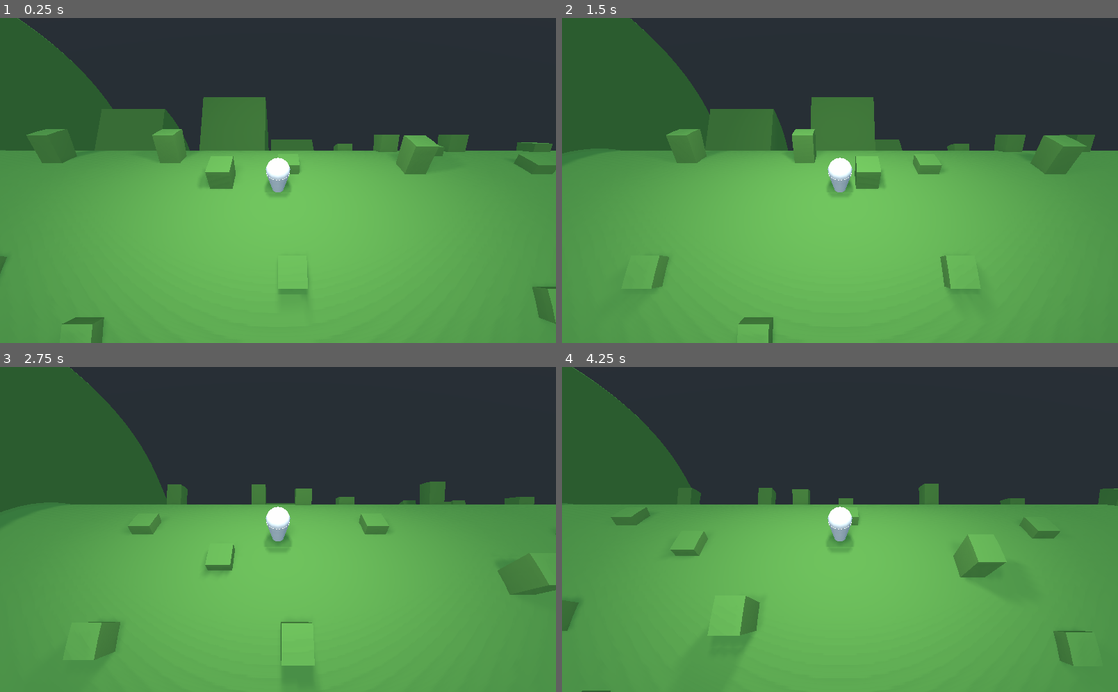
Above: before the commit, frames 1-4 (two rows, left to right).
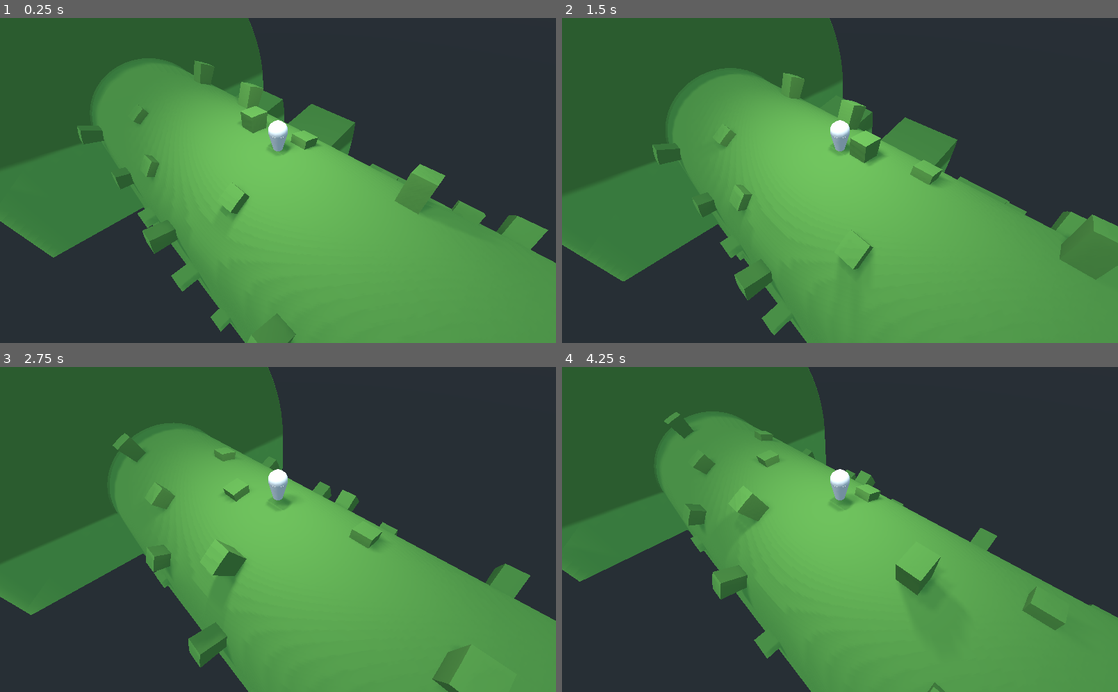
Above: after the commit, the same moments.

Repository: lynnpepin/rollinglogshader
Game: Godot game, scene res://world.tscn
Two runs of this game, one before a commit and one after it. Both use one fixed random seed, a clock stepped at 60 frames per second and the inputs below.
Inputs:
- Up to frame 1 (0.25 s): no input
- Up to frame 2 (1.5 s): tap Enter at 0.5 s; hold Right (ui_right) 0.53-1.28 s; hold A (A) 0.53-1.28 s; tap D (D) at 0.8, 1.35 s; hold Down (ui_down) from 1.28 s (still down)
- Up to frame 3 (2.75 s): tap S (S) at 1.55 s; tap Space (space) at 2 s; release Down (ui_down) at 2.03 s; hold Right (ui_right) from 2.03 s (still down); hold S (S) from 2.03 s (still down); tap A (A) at 2.3 s
- Up to frame 4 (4.25 s): release Right (ui_right) at 2.78 s; release S (S) at 2.78 s; hold Up (ui_up) 2.78-3.53 s; tap A (A) at 2.85 s; tap D (D) at 3.05 s; tap Enter at 3.5 s; hold Left (ui_left) from 3.53 s (still down); hold D (D) from 3.53 s (still down); tap S (S) at 3.8 s

The runs differ from the first frame. In frame 1, 47% of the frame differs, in the area x 0-100%, y 0-100%; in frame 2, 47%; in frame 3, 45%; in frame 4, 47%.

Commit message:
Moved camera

Diff:
--- a/world.tscn
+++ b/world.tscn
@@ -24,8 +24,8 @@
 shader_param/PI = 3.14159
 shader_param/player_pos = Vector3( 0, 0, 0 )
 shader_param/active = true
-shader_param/remap_normals = false
-shader_param/RADIUS = 8.0
+shader_param/remap_normals = true
+shader_param/RADIUS = 6.0
 shader_param/hang = true
 
 [node name="Spatial" type="Spatial"]
@@ -48,7 +48,7 @@
 script = ExtResource( 1 )
 
 [node name="Camera" type="Camera" parent="Player"]
-transform = Transform( 1, 0, 0, 0, 0.707107, 0.707107, 0, -0.707107, 0.707107, 0, 7, 7 )
+transform = Transform( 0.707107, -0.5, 0.5, 0, 0.707107, 0.707107, -0.707107, -0.5, 0.5, 7, 7, 7 )
 script = ExtResource( 2 )
 
 [node name="Cylinder" type="MeshInstance" parent="Player"]
Not shown, changed: README.md
